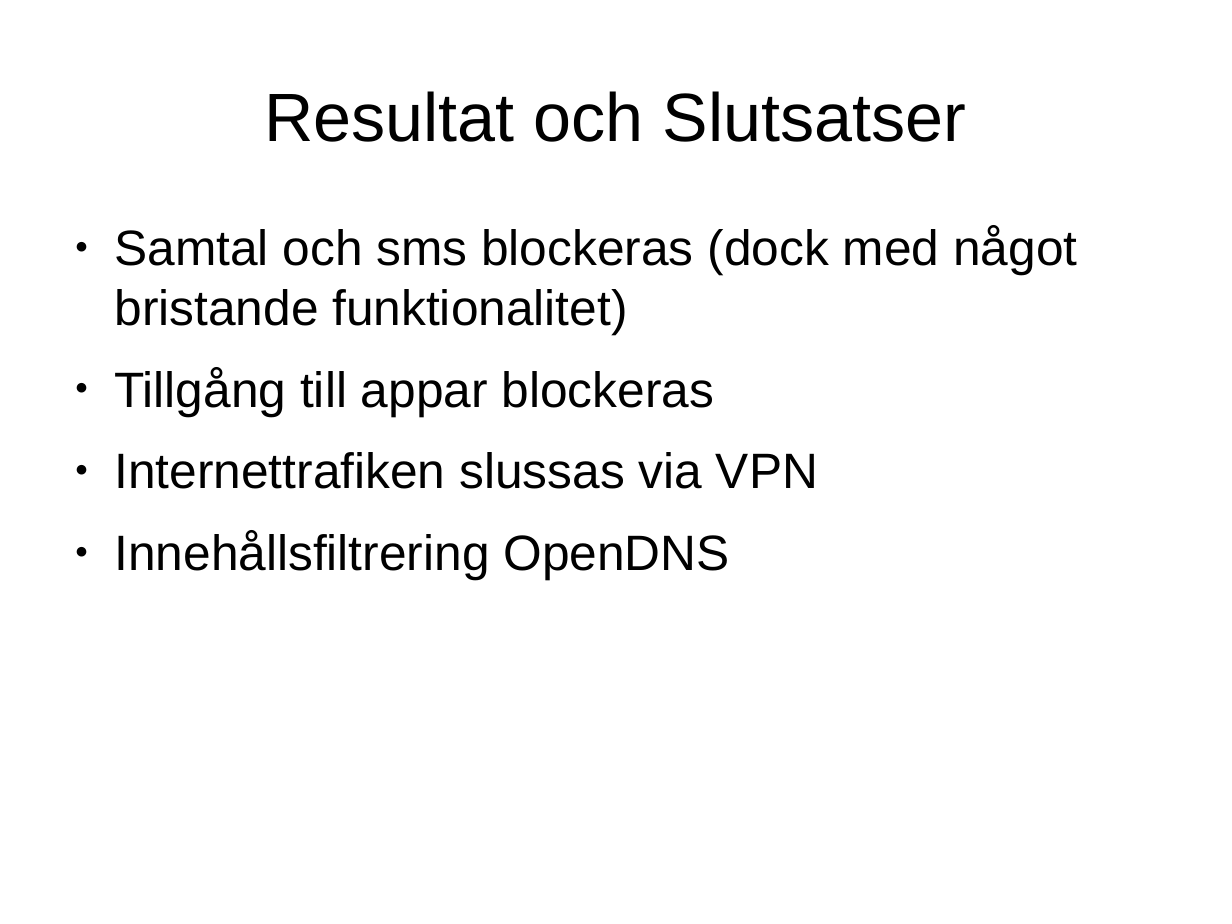
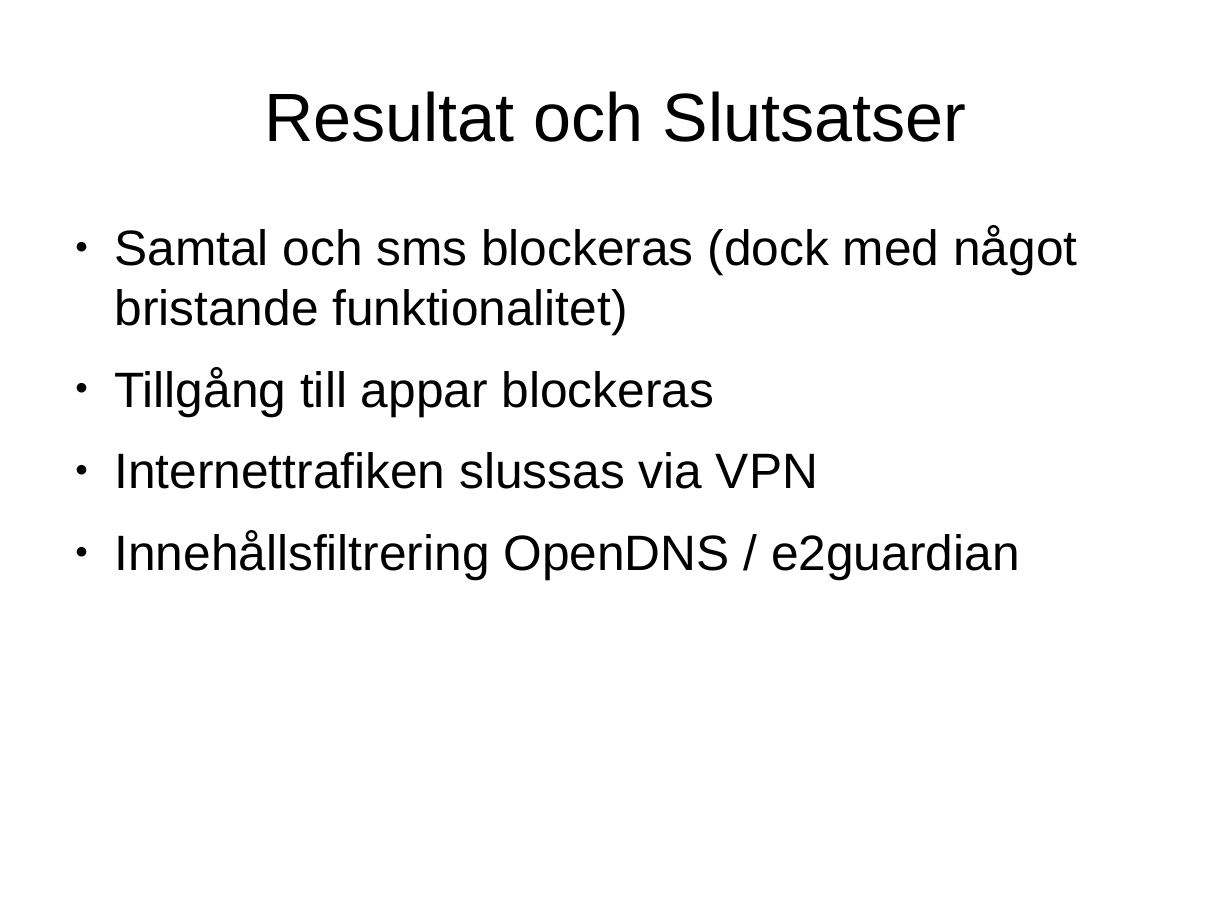
Before and after one commit to obidobanobi/documents, a slide deck: slide 5 of ParanoidPresentation.odp. Drawn at 1232x924 pixels with LibreOffice and Linux fonts; fonts in the diff are those of the drawing. Boxes give left, top, right and bottom in pixels: in the first picture for what was removed or moved away, otherwise in the second. Text is boxed around its words. In the diff, an @@ line names an element or a change of style, - is before the commit and + after.

```diff
--- a/ParanoidPresentation.odp
+++ b/ParanoidPresentation.odp
@@ text at bbox=[114, 530, 1020, 579]: text changed @@
-● Innehållsfiltrering OpenDNS
+● Innehållsfiltrering OpenDNS / e2guardian
```
Also in this commit, not shown: 2 other slides changed.
